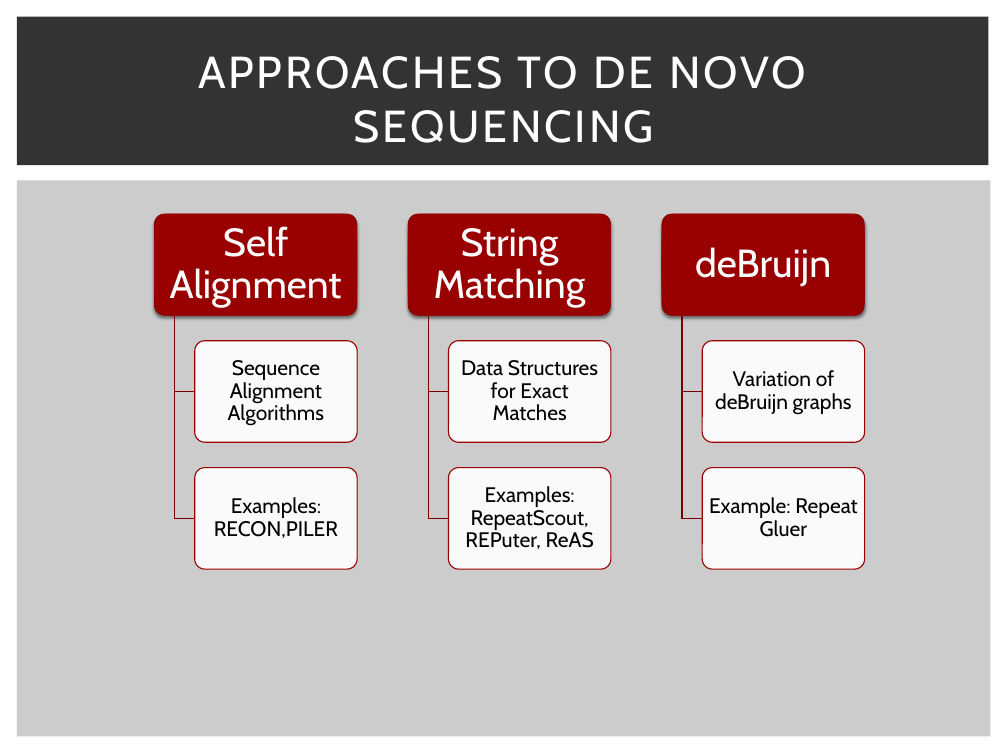
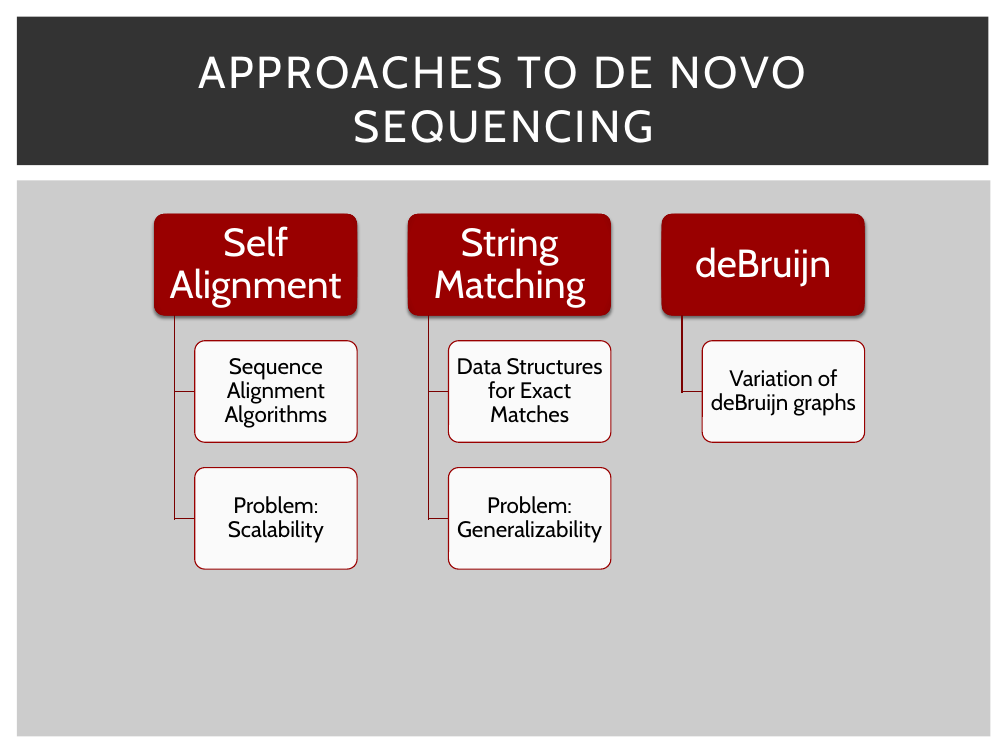
Before and after one commit to schaefce/proposal, a slide deck: slide 11 of GLBio.pptx (slide 7 before the commit). Drawn at 1008x756 pixels with LibreOffice and Linux fonts; fonts in the diff are those of the drawing. Boxes give left, top, right and bottom in pixels: in the first picture for what was removed or moved away, otherwise in the second. Text is boxed around its words. In the diff, an @@ line names an element or a change of style, - is before the commit and + after.

Commit message:
Modified ppt

```diff
--- a/GLBio.pptx
+++ b/GLBio.pptx
@@ size 15 to 16 pt in 3 elements at box(225, 358, 328, 428), box(457, 358, 603, 423), box(711, 369, 856, 416) @@
@@ rectangle: place and size @@
-rectangle at box(622, 520, 692, 658)
+rectangle at box(622, 394, 692, 658)
@@ rectangle added at box(648, 464, 896, 728), fill #CCCCCC, outline #CCCCCC 1.5 pt @@
@@ rounded rectangle removed at box(703, 468, 865, 570) @@
@@ text at box(228, 496, 324, 543): text changed; size 15 to 16 pt @@
-Examples: RECON,PILER
+Problem: Scalability
@@ text at box(457, 496, 602, 543): text changed; size 15 to 16 pt @@
-Examples: RepeatScout, REPuter, ReAS
+Problem: Generalizability
@@ text removed at box(709, 497, 857, 537) @@
-Example: Repeat Gluer
```
Also in this commit, not shown: 9 other slides changed, 7 slides added.
